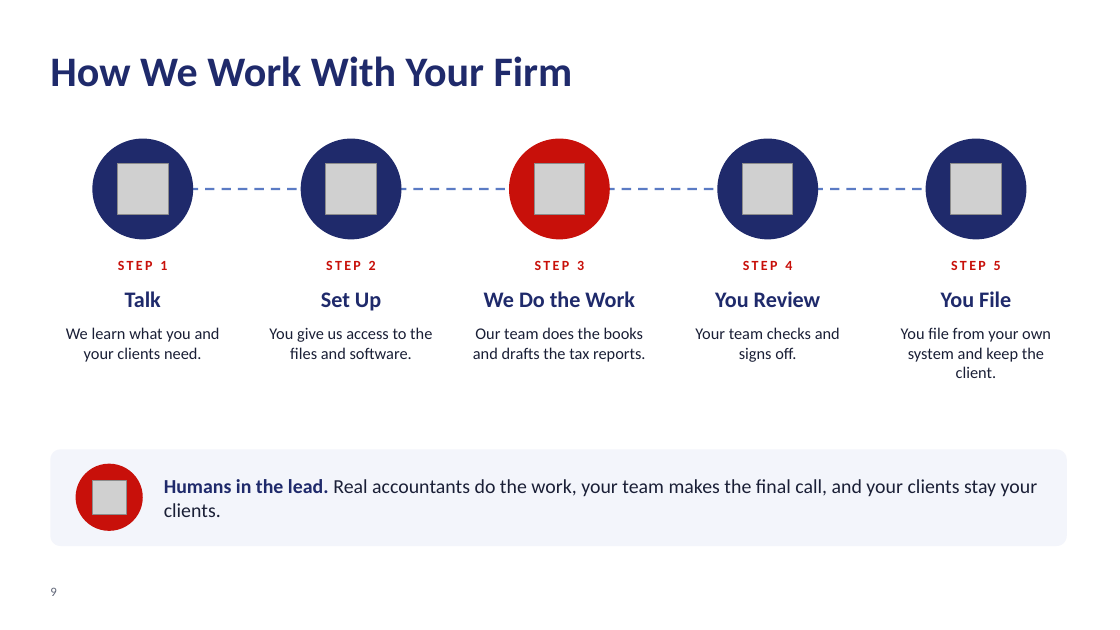
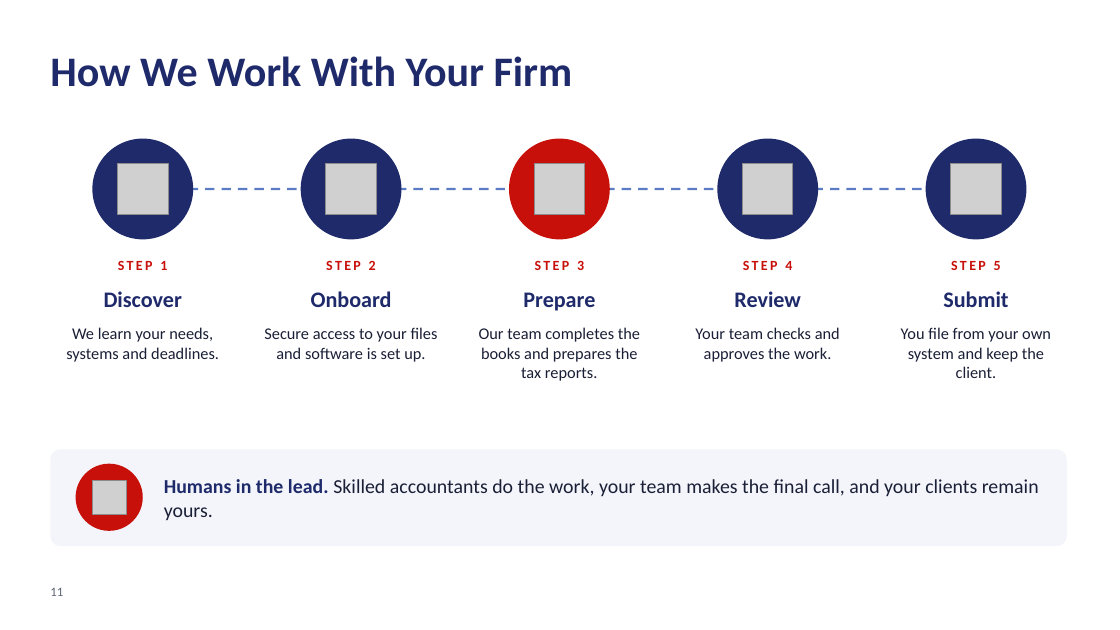
Before and after one commit to alvinjohnrheycamacho-source/Presentation-Deck, a slide deck: slide 11 of Lotus BPO - Conference Deck.pptx (slide 9 before the commit). Drawn at 1120x630 pixels with LibreOffice and Linux fonts; fonts in the diff are those of the drawing; grey boxes stand for pictures; background and template pictures are left out. Boxes give left, top, right and bottom in pixels: in the first picture for what was removed or moved away, otherwise in the second. Text is boxed around its words. In the diff, an @@ line names an element or a change of style, - is before the commit and + after.

```diff
--- a/Lotus BPO - Conference Deck.pptx
+++ b/Lotus BPO - Conference Deck.pptx
@@ text at [104,291,182,307]: text changed @@
-Talk
+Discover
@@ text at [311,291,392,307]: text changed @@
-Set Up
+Onboard
@@ text at [523,292,595,311]: text changed @@
-We Do the Work
+Prepare
@@ text at [734,291,801,307]: text changed @@
-You Review
+Review
@@ text at [943,291,1008,307]: text changed @@
-You File
+Submit
@@ text at [66,327,219,362]: text changed @@
-We learn what you and your clients need.
+We learn your needs, systems and deadlines.
@@ text at [264,327,438,362]: text changed @@
-You give us access to the files and software.
+Secure access to your files and software is set up.
@@ text at [479,327,640,381]: text changed @@
-Our team does the books and drafts the tax reports.
+Our team completes the books and prepares the tax reports.
@@ text at [695,327,840,362]: text changed @@
-Your team checks and signs off.
+Your team checks and approves the work.
@@ text at [164,479,1039,521]: text changed @@
-Humans in the lead. Real accountants do the work, your team makes the final call, and your clients stay your clients.
+Humans in the lead. Skilled accountants do the work, your team makes the final call, and your clients remain yours.
@@ page number at [50,588,63,596]: text changed @@
-9
+11
```
Also in this commit, not shown: 9 other slides changed, 4 slides added, 3 slides removed, 4 other files.
